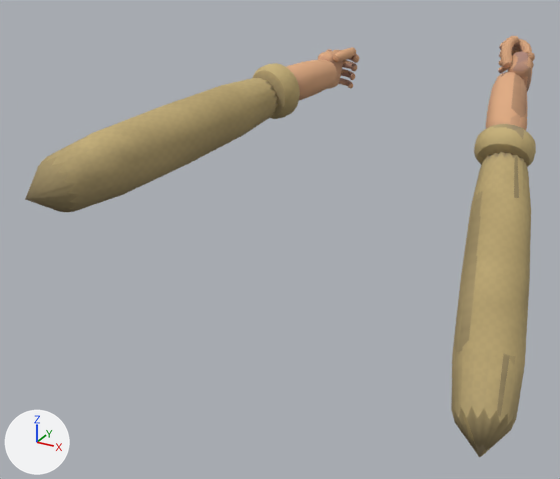
What one commit did to the glTF model game/assets/models/fp_arms.glb.
Camera for both pictures: a camera (50 mm lens) standing at (0.571, -1.293, 0.149) and looking at (-0.152, 0.023, -0.508). Lighting does not change. The marker at lower left points along +X, +Y and +Z. The first picture is the older version.

Names of what the first picture shows: 'ArmL', 'ArmR'.
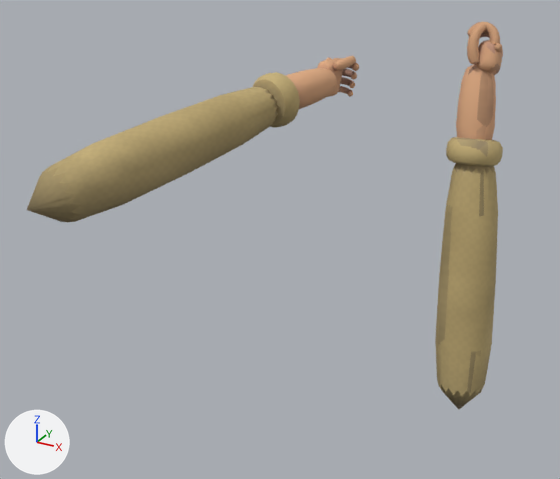
Changed parts and their boxes (x1, y1, x2, y2) in the pictures (560 x 479 px):
'ArmR', moved, turned
    before: (451, 36, 536, 457)
    after: (435, 22, 503, 409)
'ArmL', moved
    before: (25, 47, 359, 212)
    after: (27, 56, 359, 222)

What changed in the scene script:
```text
Change ob_arml:
    ob_arml.location: (-0.21, 0.44, -0.23) -> (-0.21, 0.44, -0.25)
Change ob_armr:
    ob_armr.location: (0.19, 0.46, -0.18) -> (0.13, 0.42, -0.138)
    ob_armr.rotation_euler: (0.524, 0.0, 0.175) -> (1.187, 0.0, 0.14)  # degrees (30, 0, 10) -> degrees (68, 0, 8)
```
